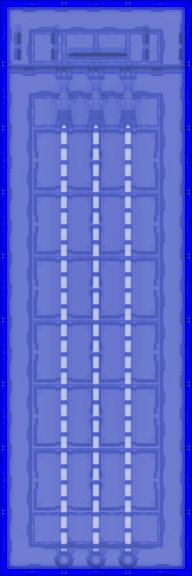
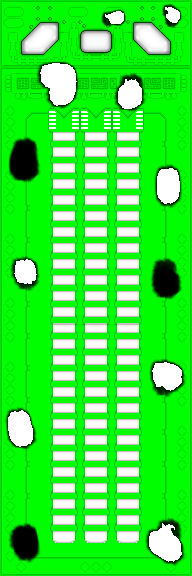
Before/after of a 192 × 576 layered artwork. What changed in the layer stack:
added group "Glow" with 2 layers above "Dootads" over box(14, 76, 178, 576)
removed layer "blueprints" over box(0, 0, 192, 576)
removed layer "NacelleHuge_3x9.png Kopie" (was 90%) over box(0, 0, 192, 576)
added group "roof_66" with 2 layers above "roof_33" over box(0, 0, 192, 576)
added layer "Ebene 4" (1st of 3, in "roof_66") in group "roof_66" over box(0, 0, 192, 576)
